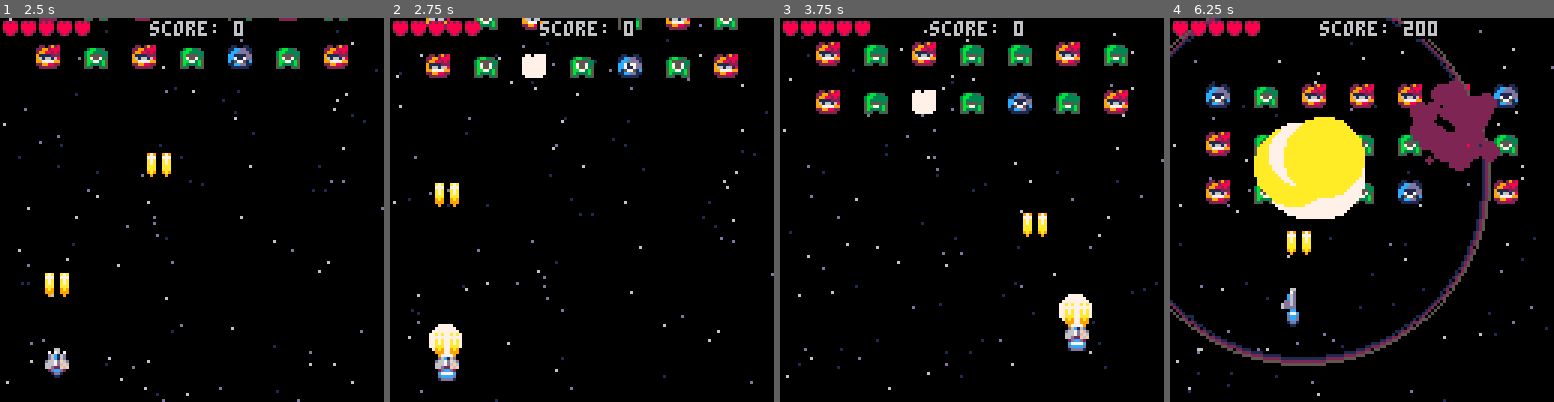
Above: before the commit, frames 1-4 (left to right).
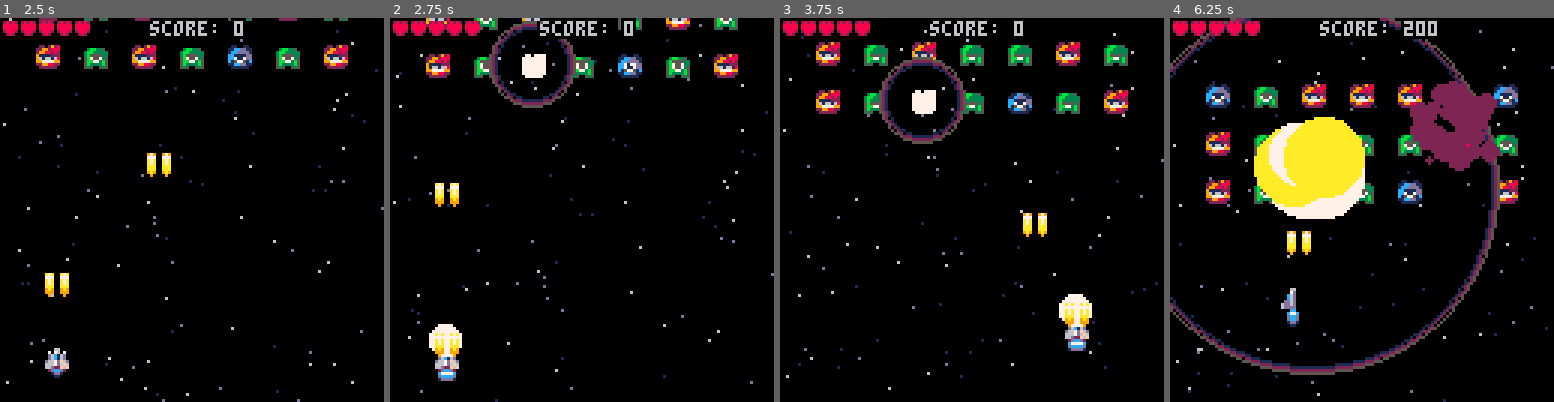
Above: after the commit, the same moments.

Repository: jimmac/pico-shed
Game: PICO-8 cartridge shmup.p8
The game is run twice, just before and just after one commit, with the same random seed, the same clock (stepped at 60 frames per second) and the same inputs.
Inputs:
- Up to frame 1 (2.5 s): tap O (Z key) at 0.33, 0.7, 1.43, 2.22 s; tap X (X key) at 1.07, 2.07, 2.4 s; hold Left 1.97-2.37 s; hold Down from 2.42 s (still down)
- Up to frame 2 (2.75 s): keep holding Down; tap X (X key) at 2.73 s
- Up to frame 3 (3.75 s): release Down at 2.82 s; hold Right 2.87-3.53 s; tap X (X key) at 3.07, 3.4, 3.73 s; tap O (Z key) at 3.1 s; hold Up from 3.58 s (still down)
- Up to frame 4 (6.25 s): tap O (Z key) at 3.98, 4.87, 5.75 s; tap X (X key) every 0.33 s from 4.07 to 6.07 s; release Up at 4.08 s; hold Right 4.13-4.53 s; hold Down 4.58-5.08 s; hold Left 5.13-5.8 s; hold Up 5.85-6.18 s; hold Left from 6.23 s (still down)

Frame 1 is identical in both runs. In frame 2, 1.2% of the frame differs, in the area x 25-49%, y 0-24%; in frame 3, 1.3%; in frame 4, 5.7%, in the area x 0-86%, y 0-93%.

Commit message:
small and big shockwaves

Diff:
--- a/shmup.p8
+++ b/shmup.p8
@@ -196,13 +196,21 @@
 		myp.kind=kind
 		add(parts,myp)
 	end
+end
+
+function setoff_sw(x,y,maxage)
 	--set up shockwave
 	local mysw={}
 
-	mysw.x=x
-	mysw.y=y
+	mysw.x=x+3
+	mysw.y=y+3
 	mysw.s=5
 	mysw.r=0
+	if maxage==nil then
+		mysw.maxage=100
+	else
+		mysw.maxage=maxage
+	end
 	mysw.age=0
 	add(sws,mysw)
 end
@@ -226,8 +234,25 @@
 	end
 end
 
-
-
+--recolor explosion particles
+function age_to_c(age,kind)
+	local colors={}
+	colors["generic"]={7,10,9,8,2}
+	colors["player"]={7,12,14,13,1}
+	if age<8 then
+		c=colors[kind][1]
+	elseif age<=15 then
+		c=colors[kind][2]
+	elseif age<=20 then
+		c=colors[kind][3]
+	elseif age<=25 then
+		c=colors[kind][4]
+	else
+	 c=colors[kind][5]
+	end
+
+	return c
+end
 -->8
 --update
 function update_game()
@@ -291,6 +316,7 @@
 				del(en,myen)
 				setoff_explosion(myen.x-rnd(10),myen.y-rnd(10))
 				setoff_explosion(pl.x+rnd(10),pl.y+rnd(10),"player")
+				setoff_sw(pl.x,pl.y)
 			end
 		end
 	end
@@ -336,12 +362,15 @@
 				enemy.hp-=1
 				sfx(3)
 				enemy.flash=3
+				--every hit triggers sw
+				setoff_sw(enemy.x,enemy.y,2)
 				if enemy.hp<=0 then
 					sfx(2)
 					score+=100
 					del(en,enemy)
 					--explode where it was
 					setoff_explosion(enemy.x,enemy.y)
+					setoff_sw(enemy.x,enemy.y)
 				end
 			end
 		end
@@ -420,31 +449,19 @@
 	 circ(mysw.x,mysw.y,mysw.r+1,2)
 	 circ(mysw.x,mysw.y,mysw.r+2,5)
 	 mysw.s=mysw.s+.9 --slowdown
-		mysw.r=mysw.r+mysw.s
+	 mysw.r=mysw.r+mysw.s
 		mysw.age+=1
-		if mysw.age>100 then
+	 if mysw.age>mysw.maxage then
 			del(sws,mysw)
 		end
+
 	end
 	--explosion (made of parts)
 	for myp in all(parts) do
 		local c=7
 		local r=1/(myp.age)*myp.size*40
 
-		local colors={}
-		colors["generic"]={7,10,9,8,2}
-		colors["player"]={7,12,14,13,1}
-		if myp.age<8 then
-			c=colors[myp.kind][1]
-		elseif myp.age<=15 then
-			c=colors[myp.kind][2]
-		elseif myp.age<=20 then
-			c=colors[myp.kind][3]
-		elseif myp.age<=25 then
-			c=colors[myp.kind][4]
-		else
-		 c=colors[myp.kind][5]
-		end
+		c=age_to_c(myp.age,myp.kind)
 
 		circfill(myp.x,myp.y,r,c)
 		myp.x+=myp.sx
